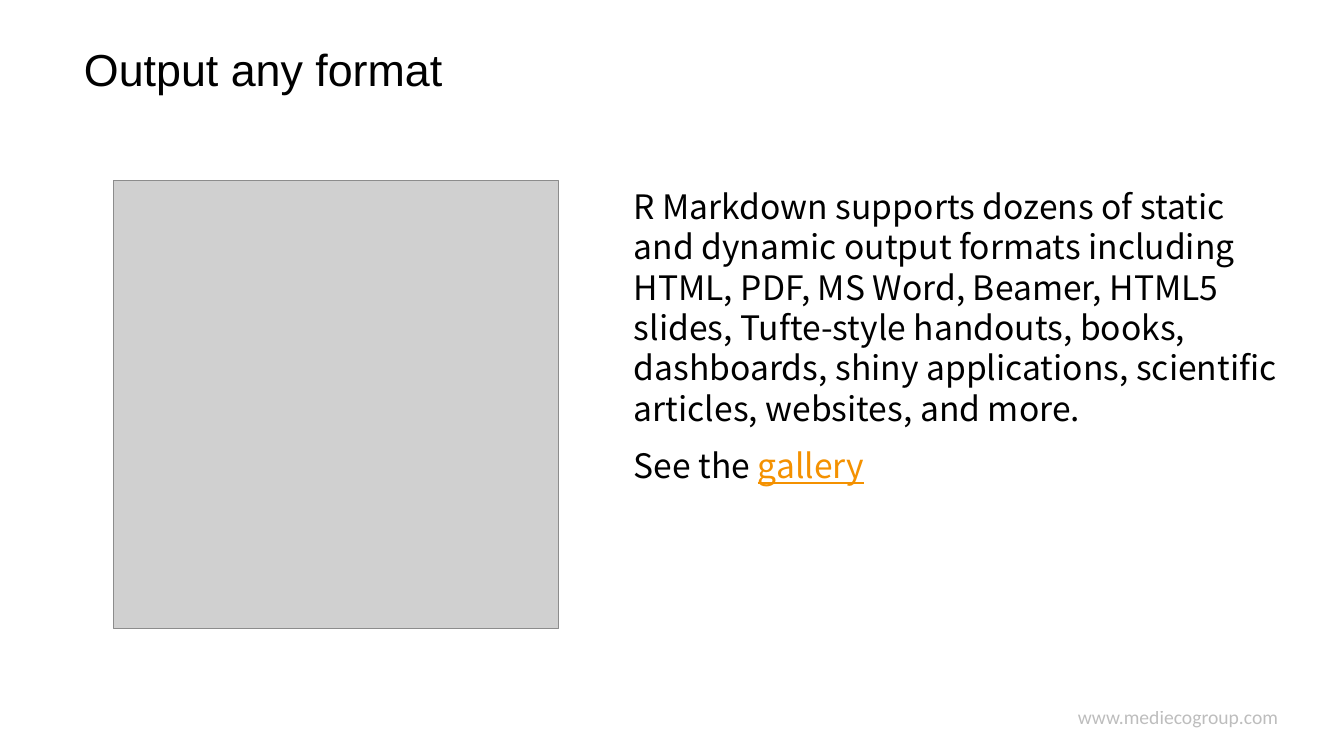
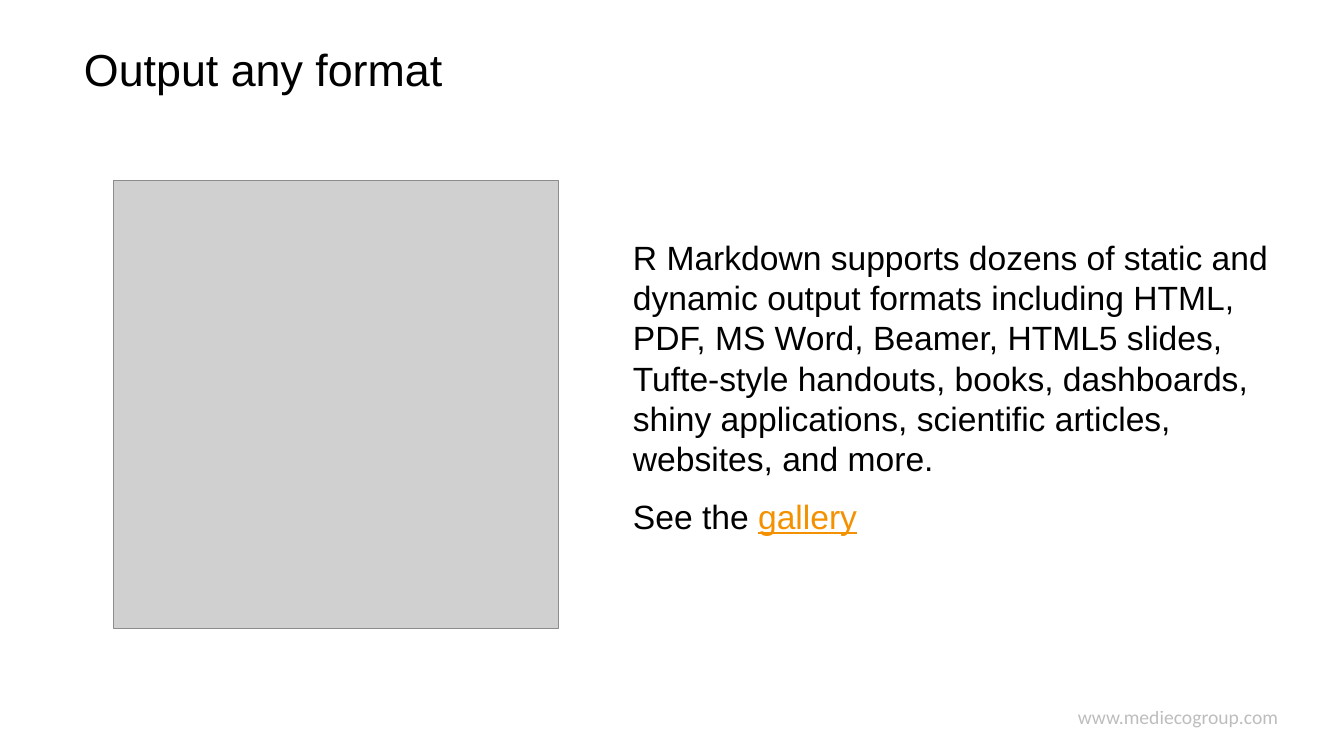
Before and after one commit to hao203/rmd_china, a slide deck: slide 8 of slides/00.Introduction/00.pptx. Drawn at 1344x756 pixels with LibreOffice and Linux fonts; fonts in the diff are those of the drawing; grey boxes stand for pictures; background and template pictures are left out. Boxes give left, top, right and bottom in pixels: in the first picture for what was removed or moved away, otherwise in the second. Text is boxed around its words. In the diff, an @@ line names an element or a change of style, - is before the commit and + after.

```diff
--- a/slides/00.Introduction/00.pptx
+++ b/slides/00.Introduction/00.pptx
@@ text "R Markdown supports dozens of ...": place and size @@
-text "R Markdown supports dozens of ..." at box(634, 192, 1276, 487)
+text "R Markdown supports dozens of ..." at box(633, 245, 1268, 536)
@@ text "R Markdown supports dozens of ..." at box(633, 245, 1268, 536): font Noto Sans CJK SC to Arial @@
```
Also in this commit, not shown: 2 other slides changed, 3 other files.
